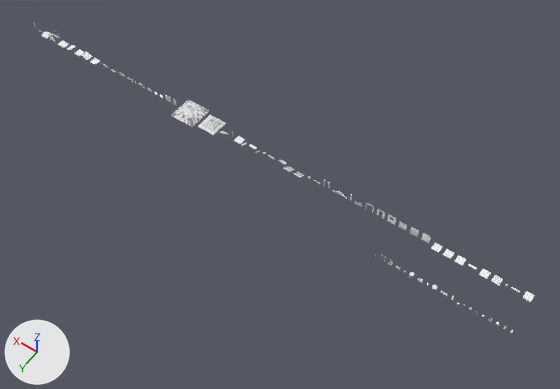
An edit to the glTF model art/v9_kit/kit/kit.glb, drawn before and after from the same camera.
Before and after are seen from a camera (50 mm lens) standing at (-5.4, 101.7, 146.8) and looking at (62.4, 6.8, -2.3). Lighting does not change. The marker at lower left points along +X, +Y and +Z. The first picture is the older version. Where no turn or scale is listed for an object, it has been applied to the vertices.

Before the edit, the objects in view are built like this:
```python
ob_kit_bridge_arch_up_2m = bpy.data.objects.new('kit_bridge_arch_up_2m', me_kit_bridge_arch_up_2m_authored)
ob_kit_bridge_arch_up_2m.location = (133.1, 0.0, 0.0)
ob_kit_canopy_cloth_2x2_t = bpy.data.objects.new('kit_canopy_cloth_2x2_t', me_kit_canopy_cloth_2x2_t_authored)
ob_kit_canopy_cloth_2x2_t.location = (148.8, 0.0, 0.0)
ob_kit_dock_plank_2m = bpy.data.objects.new('kit_dock_plank_2m', me_kit_dock_plank_2m_authored)
ob_kit_dock_plank_2m.location = (142.4, 0.0, 0.0)
ob_kit_roof_pyramid_6m_t = bpy.data.objects.new('kit_roof_pyramid_6m_t', me_kit_roof_pyramid_6m_t_authored)
ob_kit_roof_pyramid_6m_t.location = (96.0, 0.0, 0.0)
ob_kit_stall_frame_2x2 = bpy.data.objects.new('kit_stall_frame_2x2', me_kit_stall_frame_2x2_authored)
ob_kit_stall_frame_2x2.location = (145.7, 0.0, 0.0)
```
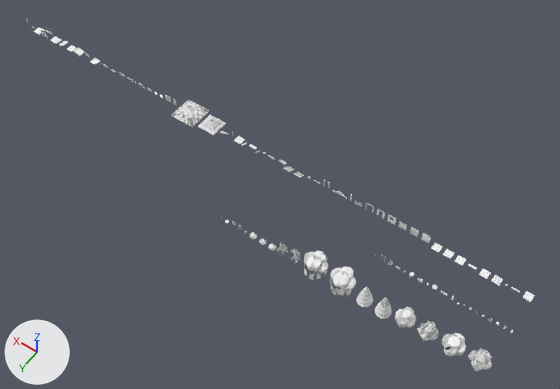
Pixel boxes (x1, y1, x2, y2) of what changed, in the pictures (560 x 389 px):
'kit_plant_tree_willow', added
    after: (330, 266, 356, 296)
'kit_plant_tree_willow_far', added
    after: (304, 251, 328, 280)
'kit_plant_tree_broad_a_far', added
    after: (442, 333, 466, 356)
'kit_plant_tree_broad_a', added
    after: (468, 348, 492, 371)
'kit_plant_tree_broad_b_far', added
    after: (395, 307, 416, 328)
'kit_plant_tree_broad_b', added
    after: (417, 321, 438, 341)
'kit_plant_tree_pine', added
    after: (375, 297, 392, 318)
'kit_plant_tree_pine_far', added
    after: (356, 287, 373, 307)
'kit_bridge_arch_up_2m', moved
    before: (82, 51, 92, 61)
    after: (74, 47, 85, 56)
'kit_dock_plank_2m', moved
    before: (58, 40, 69, 51)
    after: (50, 36, 61, 46)
'kit_canopy_cloth_2x2_t', moved
    before: (42, 32, 53, 39)
    after: (34, 28, 46, 35)
'kit_stall_frame_2x2', moved
    before: (48, 30, 60, 42)
    after: (41, 27, 53, 39)
'kit_plant_bamboo', added
    after: (291, 249, 301, 262)
'kit_plant_bamboo_far', added
    after: (277, 242, 288, 257)
'kit_plant_bush_a', added
    after: (268, 244, 276, 251)

The change, as a list of edits to the scene's bpy script:
```text
Change ob_kit_bridge_arch_up_2m:
    ob_kit_bridge_arch_up_2m.location: (133.1, 0.0, 0.0) -> (136.1, 0.0, 0.0)
Change ob_kit_dock_plank_2m:
    ob_kit_dock_plank_2m.location: (142.4, 0.0, 0.0) -> (145.4, 0.0, 0.0)
Change ob_kit_stall_frame_2x2:
    ob_kit_stall_frame_2x2.location: (145.7, 0.0, 0.0) -> (148.7, 0.0, 0.0)
Change ob_kit_canopy_cloth_2x2_t:
    ob_kit_canopy_cloth_2x2_t.location: (148.8, 0.0, 0.0) -> (151.8, 0.0, 0.0)
Add ob_kit_plant_bush_a:
    ob_kit_plant_bush_a = bpy.data.objects.new('kit_plant_bush_a', me_kit_plant_bush_a_authored_001)  # 313 vertices, 538 faces; spans x -0.9..0.9, y -0.9..0.9, z 0.0..1.1
    ob_kit_plant_bush_a.location = (53.7, 22.0, 0.0)
Add ob_kit_plant_bamboo_far:
    ob_kit_plant_bamboo_far = bpy.data.objects.new('kit_plant_bamboo_far', me_kit_plant_bamboo_far_authored_001)  # 80 vertices, 80 faces; spans x -1.2..1.2, y -1.2..1.2, z 0.0..5.0
    ob_kit_plant_bamboo_far.location = (50.6, 22.0, 0.0)
Add ob_kit_plant_bamboo:
    ob_kit_plant_bamboo = bpy.data.objects.new('kit_plant_bamboo', me_kit_plant_bamboo_authored_001)  # 380 vertices, 520 faces; spans x -1.2..1.2, y -1.2..1.2, z 0.0..5.0
    ob_kit_plant_bamboo.location = (47.2, 22.0, 0.0)
Add ob_kit_plant_tree_willow_far:
    ob_kit_plant_tree_willow_far = bpy.data.objects.new('kit_plant_tree_willow_far', me_kit_plant_tree_willow_far_authored_001)  # 124 vertices, 168 faces; spans x -3.0..3.0, y -3.0..3.0, z 0.0..6.5
    ob_kit_plant_tree_willow_far.location = (42.0, 22.0, 0.0)
Add ob_kit_plant_tree_willow:
    ob_kit_plant_tree_willow = bpy.data.objects.new('kit_plant_tree_willow', me_kit_plant_tree_willow_authored_001)  # 578 vertices, 1012 faces; spans x -3.0..3.0, y -3.0..3.0, z 0.0..6.5
    ob_kit_plant_tree_willow.location = (35.0, 22.0, 0.0)
Add ob_kit_plant_tree_pine_far:
    ob_kit_plant_tree_pine_far = bpy.data.objects.new('kit_plant_tree_pine_far', me_kit_plant_tree_pine_far_authored_001)  # 67 vertices, 70 faces; spans x -1.8..1.8, y -1.8..1.8, z 0.0..7.0
    ob_kit_plant_tree_pine_far.location = (29.2, 22.0, 0.0)
Add ob_kit_plant_tree_pine:
    ob_kit_plant_tree_pine = bpy.data.objects.new('kit_plant_tree_pine', me_kit_plant_tree_pine_authored_001)  # 303 vertices, 312 faces; spans x -1.8..1.8, y -1.8..1.8, z 0.0..7.0
    ob_kit_plant_tree_pine.location = (24.6, 22.0, 0.0)
Add ob_kit_plant_tree_broad_b_far:
    ob_kit_plant_tree_broad_b_far = bpy.data.objects.new('kit_plant_tree_broad_b_far', me_kit_plant_tree_broad_b_far_authored_001)  # 102 vertices, 180 faces; spans x -2.2..2.2, y -2.2..2.2, z 0.0..5.5
    ob_kit_plant_tree_broad_b_far.location = (19.6, 22.0, 0.0)
Add ob_kit_plant_tree_broad_b:
    ob_kit_plant_tree_broad_b = bpy.data.objects.new('kit_plant_tree_broad_b', me_kit_plant_tree_broad_b_authored_001)  # 785 vertices, 1334 faces; spans x -2.2..2.2, y -2.2..2.2, z 0.0..5.5
    ob_kit_plant_tree_broad_b.location = (14.2, 22.0, 0.0)
Add ob_kit_plant_tree_broad_a_far:
    ob_kit_plant_tree_broad_a_far = bpy.data.objects.new('kit_plant_tree_broad_a_far', me_kit_plant_tree_broad_a_far_authored_001)  # 102 vertices, 180 faces; spans x -2.5..2.5, y -2.5..2.5, z 0.0..6.0
    ob_kit_plant_tree_broad_a_far.location = (8.5, 22.0, 0.0)
Add ob_kit_plant_tree_broad_a:
    ob_kit_plant_tree_broad_a = bpy.data.objects.new('kit_plant_tree_broad_a', me_kit_plant_tree_broad_a_authored_001)  # 811 vertices, 1386 faces; spans x -2.5..2.5, y -2.5..2.5, z 0.0..6.0
    ob_kit_plant_tree_broad_a.location = (2.5, 22.0, 0.0)
```
